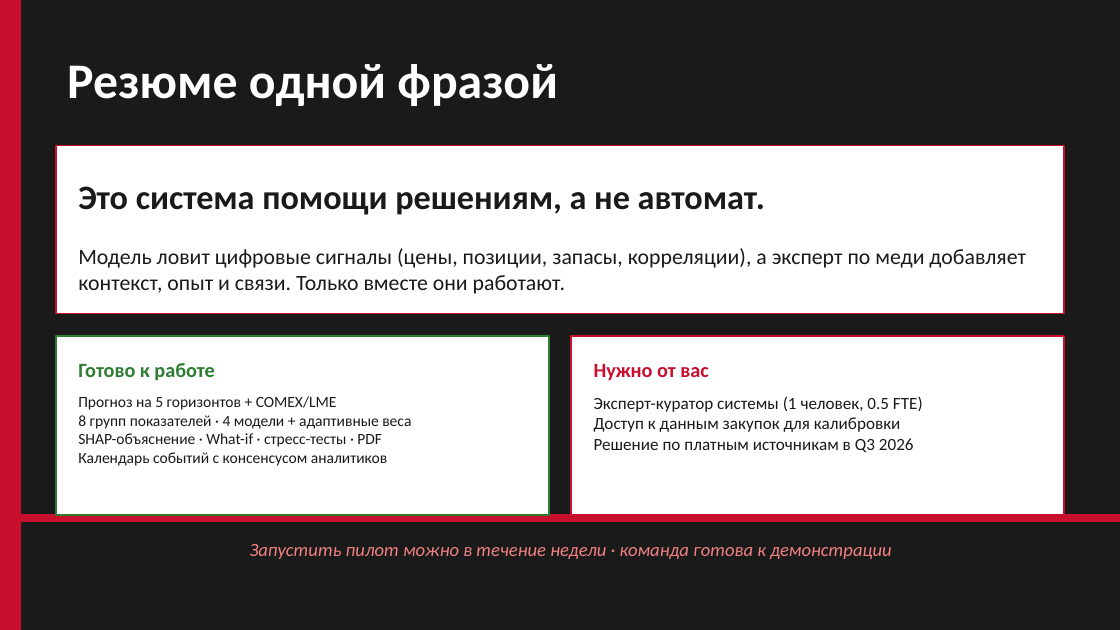
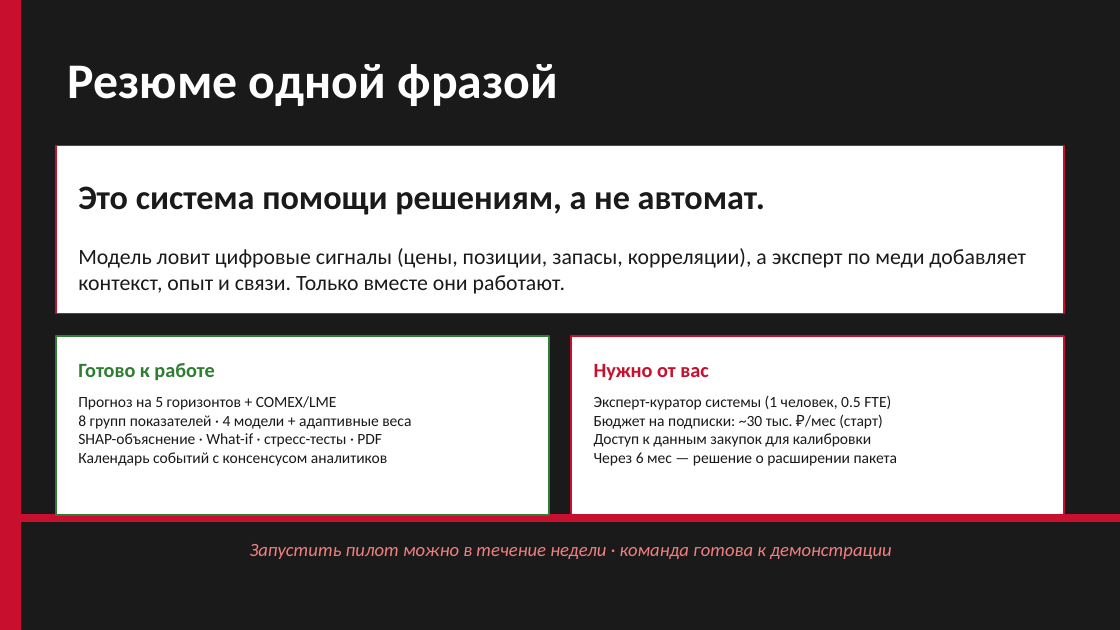
Before and after one commit to art6765/copper-forecast, a slide deck: slide 17 of presentation/Copper_Forecast_For_Director.pptx. Drawn at 1120x630 pixels with LibreOffice and Linux fonts; fonts in the diff are those of the drawing. Boxes give left, top, right and bottom in pixels: in the first picture for what was removed or moved away, otherwise in the second. Text is boxed around its words. In the diff, an @@ line names an element or a change of style, - is before the commit and + after.

```diff
--- a/presentation/Copper_Forecast_For_Director.pptx
+++ b/presentation/Copper_Forecast_For_Director.pptx
@@ text at (594, 415, 883, 429): paragraph added @@
+Бюджет на подписки: ~30 тыс. ₽/мес (старт)
@@ text at (594, 396, 891, 447): size 11 to 10 pt in "Эксперт-куратор системы (1 человек, 0.5 FTE)", "Доступ к данным закупок для калибровки" @@
@@ text at (594, 452, 898, 466): text changed; size 11 to 10 pt @@
-Решение по платным источникам в Q3 2026
+Через 6 мес — решение о расширении пакета
```
Also in this commit, not shown: 1 other slide changed, 1 other file.
